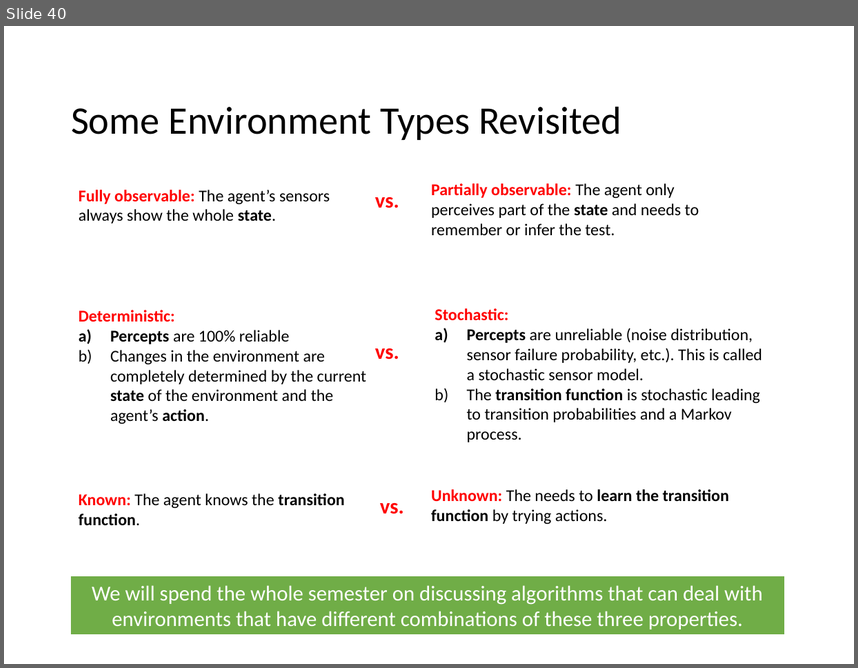
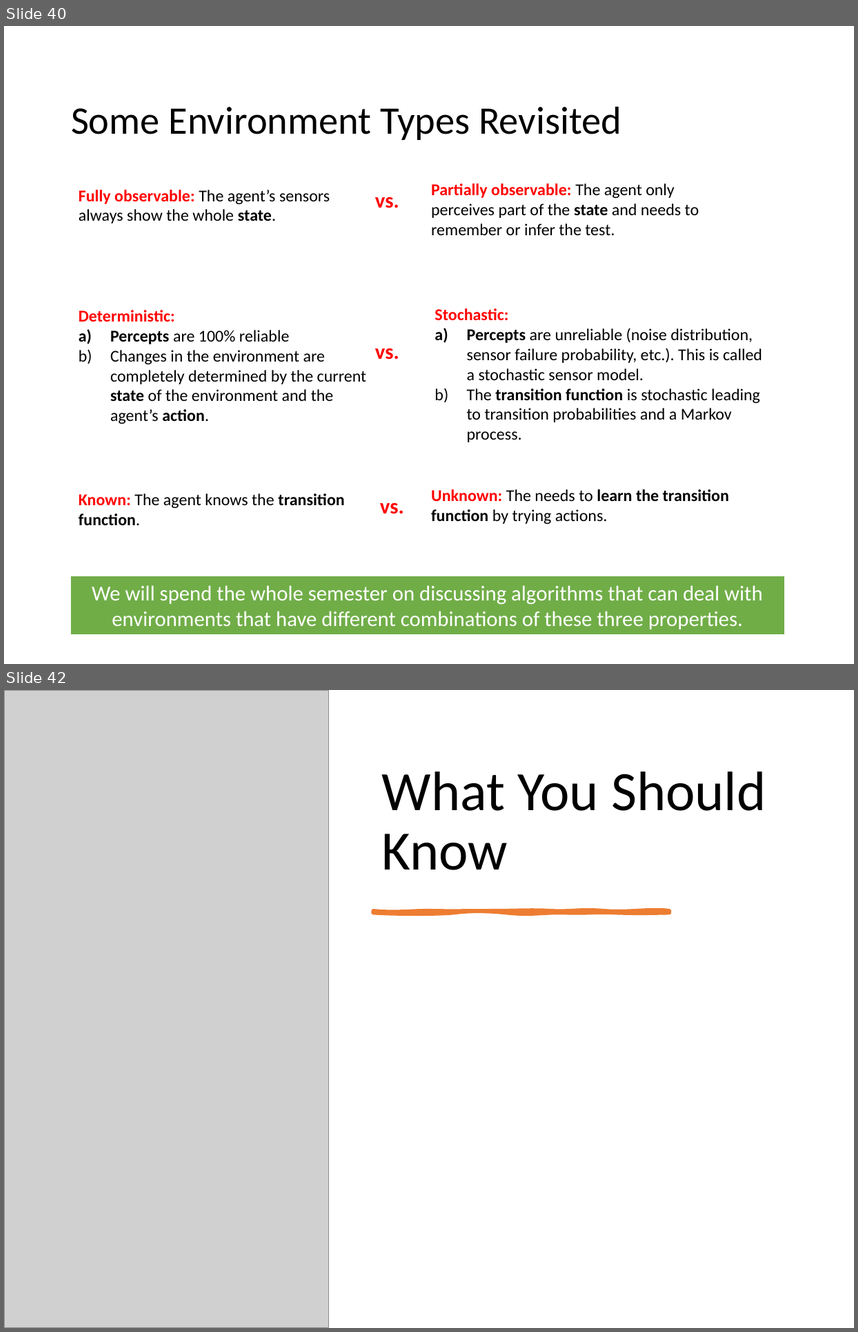
Before and after one commit to mhahsler/CS7320-AI, a slide deck: slides/02_agents.pptx. Shown one above the other, each under a label of ours: slide 40 before the commit, slides 40 and 42 after it; the slides between them are not shown. The pictures are 858x668 and 858x1332 pixels, drawn with LibreOffice and Linux fonts; fonts in the diff are those of the drawing; grey boxes stand for pictures. Boxes give left, top, right and bottom in pixels: in the first picture for what was removed or moved away, otherwise in the second. Text is boxed around its words. In the diff, an @@ line names an element or a change of style, - is before the commit and + after.

```diff
--- a/slides/02_agents.pptx
+++ b/slides/02_agents.pptx
@@ slide 42 added at (x1=4, y1=690, x2=854, y2=1328), background #FFFFFF @@
@@ picture added at (x1=4, y1=690, x2=329, y2=1328) @@
@@ title added at (x1=382, y1=771, x2=766, y2=870), 47 pt, text #000000 @@
+What You Should Know
@@ freeform shape added at (x1=374, y1=911, x2=670, y2=913), fill #ED7D31, outline #ED7D31 3.5 pt @@
```
Also in this commit, not shown: 3 slides changed, 3 other files.
